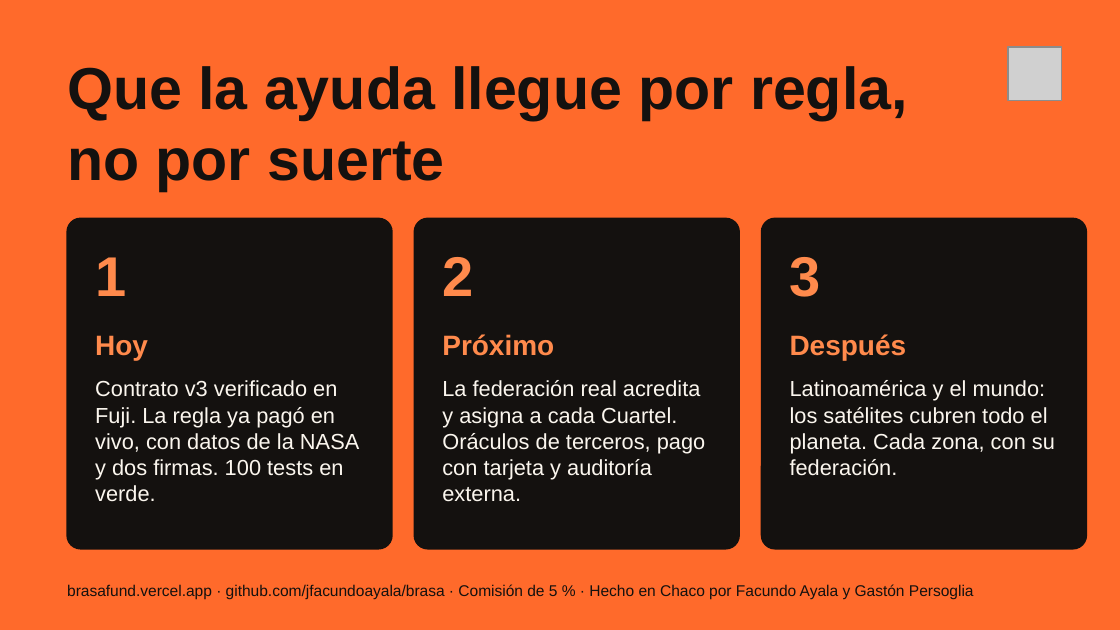
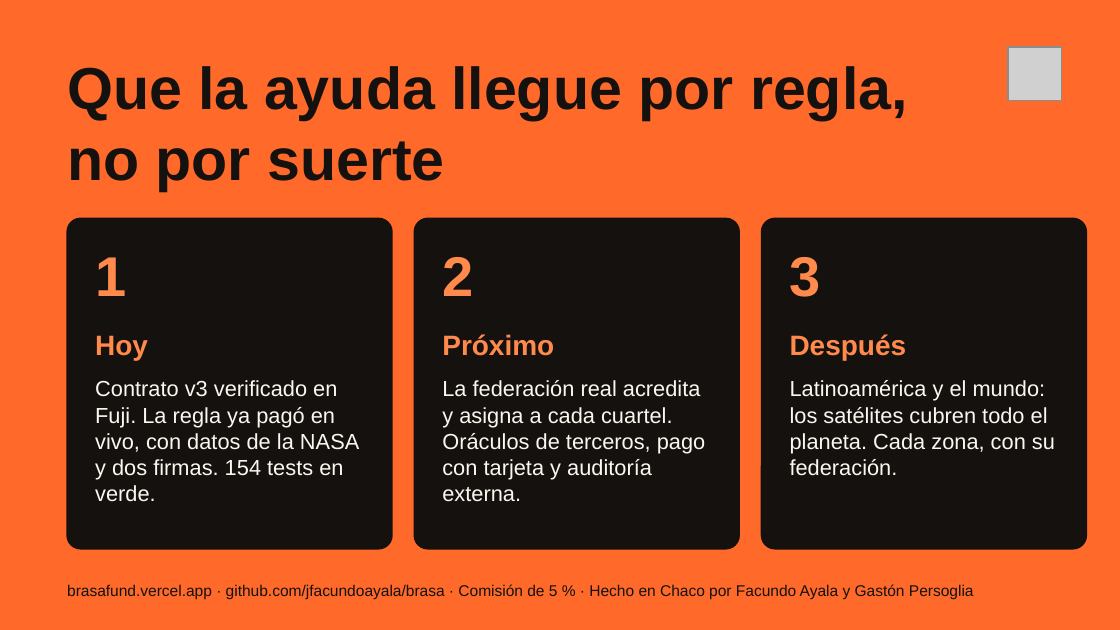
Before and after one commit to jfacundoayala/brasa, a slide deck: slide 6 of docs/presentacion/brasa-deck.pptx. Drawn at 1120x630 pixels with LibreOffice and Linux fonts; fonts in the diff are those of the drawing; grey boxes stand for pictures. Boxes give left, top, right and bottom in pixels: in the first picture for what was removed or moved away, otherwise in the second. Text is boxed around its words. In the diff, an @@ line names an element or a change of style, - is before the commit and + after.

```diff
--- a/docs/presentacion/brasa-deck.pptx
+++ b/docs/presentacion/brasa-deck.pptx
@@ text at [95,380,359,502]: text changed @@
-Contrato v3 verificado en Fuji. La regla ya pagó en vivo, con datos de la NASA y dos firmas. 100 tests en verde.
+Contrato v3 verificado en Fuji. La regla ya pagó en vivo, con datos de la NASA y dos firmas. 154 tests en verde.
@@ text at [442,380,705,502]: text changed @@
-La federación real acredita y asigna a cada Cuartel. Oráculos de terceros, pago con tarjeta y auditoría externa.
+La federación real acredita y asigna a cada cuartel. Oráculos de terceros, pago con tarjeta y auditoría externa.
```
Also in this commit, not shown: 3 other slides changed, 4 other files.
